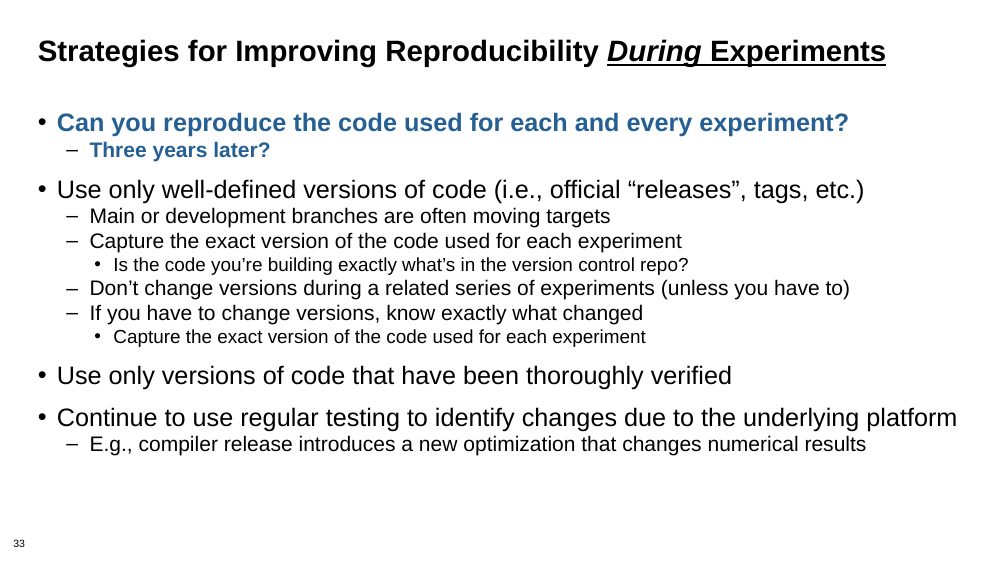
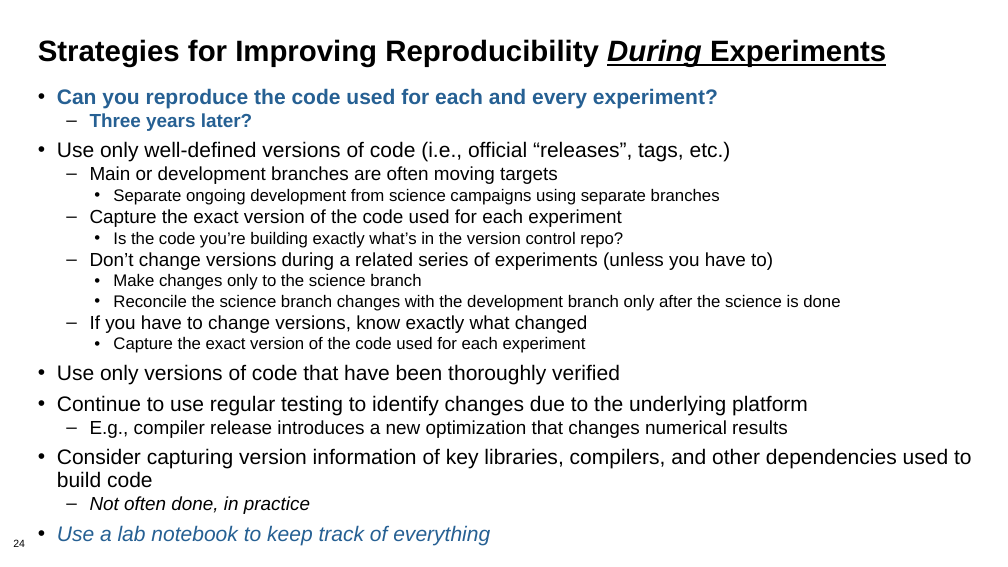
Before and after one commit to bssw-tutorial/presentations, a slide deck: slide 24 of repro-notebooks.pptx (slide 33 before the commit). Drawn at 1008x567 pixels with LibreOffice and Linux fonts; fonts in the diff are those of the drawing. Boxes give left, top, right and bottom in pixels: in the first picture for what was removed or moved away, otherwise in the second. Text is boxed around its words. In the diff, an @@ line names an element or a change of style, - is before the commit and + after.

Commit message:
Draft of ATPESC version of repro-notebooks
Probably still too long.

```diff
--- a/repro-notebooks.pptx
+++ b/repro-notebooks.pptx
@@ text "Can you reproduce the code ...": place and size @@
-text "Can you reproduce the code ..." at box(57, 112, 957, 456)
+text "Can you reproduce the code ..." at box(57, 88, 972, 545)
@@ text at box(57, 88, 808, 438): size 24 to 20 pt in "Can you reproduce the code used for ...", "Use only well-defined versions of code (i.e., ...", "Use only versions of code that have ...", "Continue to use regular testing to identify ..."; size 20 to 18 pt in "Three years later?", "Main or development branches are often moving ...", "Capture the exact version of the code ...", "Don’t change versions during a related series ..." and 2 more places; size 18 to 16 pt in "Is the code you’re building exactly what’s ...", "Capture the exact version of the code ..."; less space between paragraphs @@
@@ text at box(113, 189, 720, 205): paragraph added @@
+    • Separate ongoing development from science campaigns using separate branches
@@ text at box(113, 274, 840, 311): paragraphs added @@
+    • Make changes only to the science branch
+    • Reconcile the science branch changes with the development branch only after the science is done
@@ text at box(57, 448, 972, 545): paragraphs added @@
+• Consider capturing version information of key libraries, compilers, and other dependencies used to build code
+  – Not often done, in practice
+• Use a lab notebook to keep track of everything
@@ page number at box(13, 539, 25, 547): text changed @@
-33
+24
```
Also in this commit, not shown: 25 other slides changed, 3 slides added, 17 slides removed.
